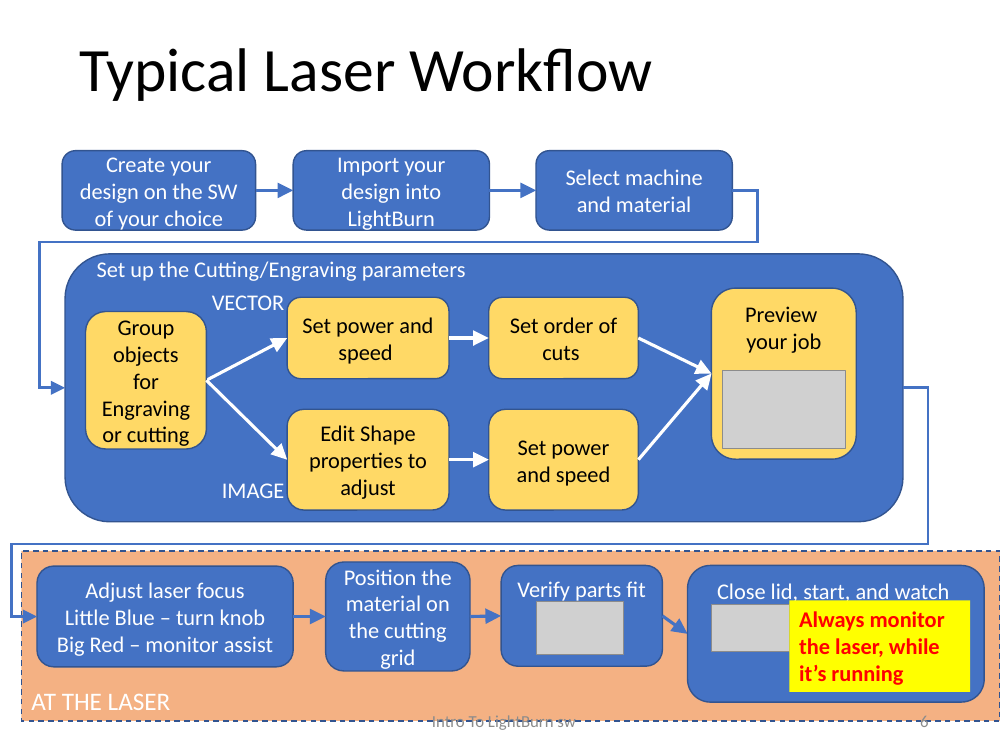
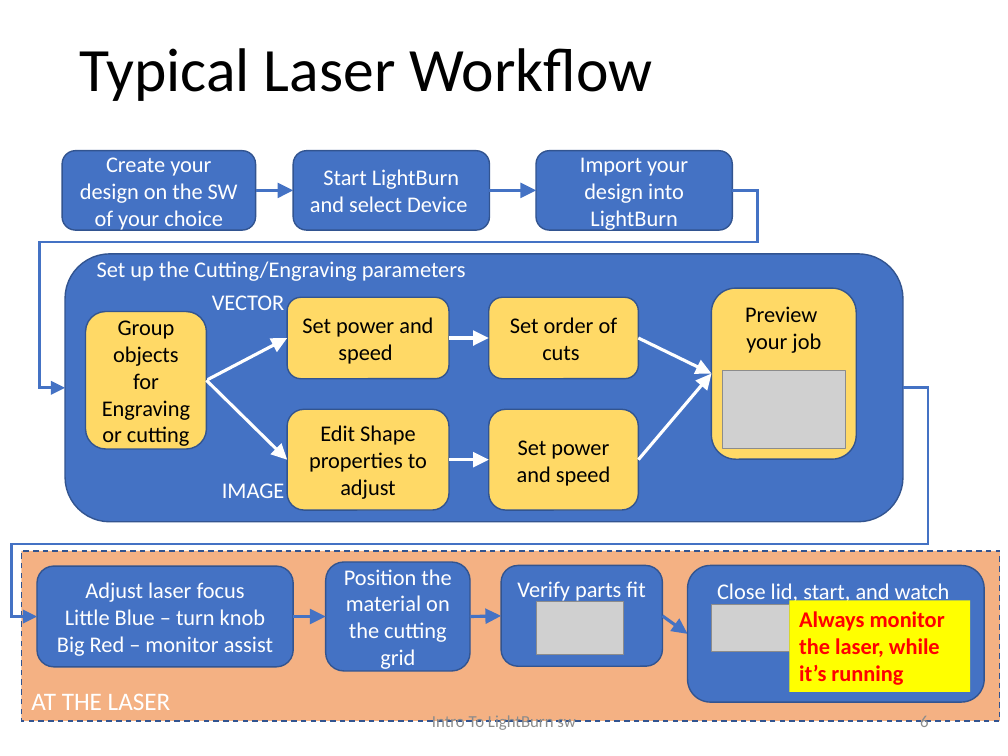
Before and after one commit to BainbridgeArtisanResourceNetwork/ETA-Documents, a slide deck: slide 6 of Intro to LightBurn.pptx. Drawn at 1008x756 pixels with LibreOffice and Linux fonts; fonts in the diff are those of the drawing; grey boxes stand for pictures. Boxes give left, top, right and bottom in pixels: in the first picture for what was removed or moved away, otherwise in the second. Text is boxed around its words. In the diff, an @@ line names an element or a change of style, - is before the commit and + after.

```diff
--- a/Intro to LightBurn.pptx
+++ b/Intro to LightBurn.pptx
@@ text in rounded rectangle at (x1=310, y1=169, x2=468, y2=212): text changed @@
-Import your design into LightBurn
+Start LightBurn and select Device
@@ text in rounded rectangle at (x1=580, y1=157, x2=688, y2=232): text changed @@
-Select machine and material
+Import your design into LightBurn
```
Also in this commit, not shown: 2 other slides changed, 7 slides added, 1 slide removed, 1 other file.
